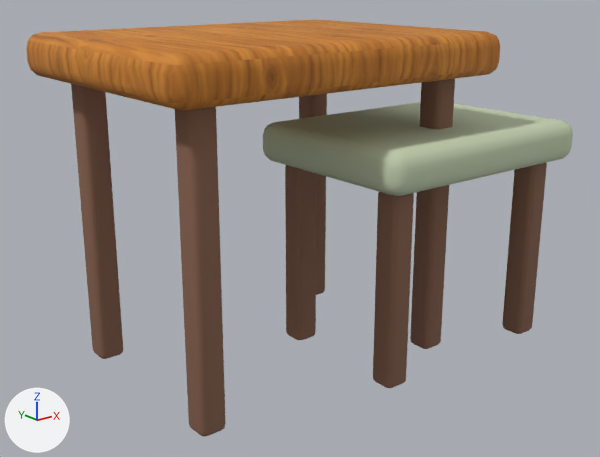
The glTF model public/models/furniture/nesting-tables.glb as it was, and as the next commit left it.
Both versions are drawn from a camera (50 mm lens) standing at (-0.884, -1.078, 0.658) and looking at (-0.016, 0.008, 0.224). Lighting does not change. The marker at lower left points along +X, +Y and +Z. The older version comes first. Vertices at exactly the same position are counted once.

In view in the first picture: 'nesting-tables'.
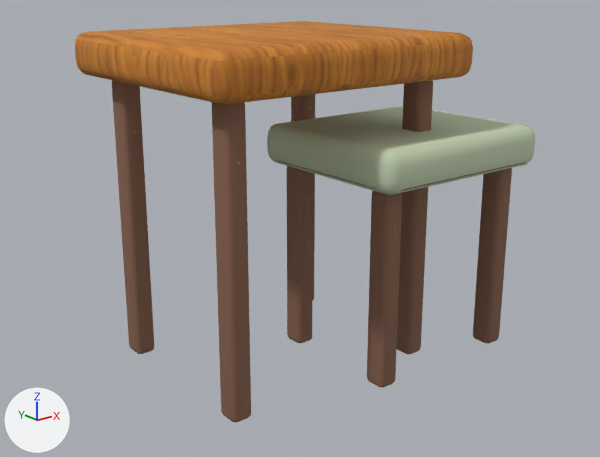
Location of each change, [x1, y1, x2, y2] in pixels of the pictures (600 x 457 px; the box of a moved part takes in the faces that stretch with it):
'nesting-tables', reshaped, moved (16% narrower): before [26, 19, 573, 437]; after [75, 21, 535, 422]
part 1 of me_cube_090, moved or reshaped: before [26, 19, 500, 111]; after [75, 21, 473, 105]
part 2 of me_cube_090, moved or reshaped: before [175, 107, 226, 437]; after [212, 102, 251, 422]
part 3 of me_cube_090, moved or reshaped: before [71, 84, 123, 359]; after [112, 80, 154, 354]
part 4 of me_cube_090, moved or reshaped: before [410, 79, 455, 349]; after [396, 80, 433, 354]
part 5 of me_cube_090, moved or reshaped: before [299, 94, 327, 295]; after [291, 94, 315, 301]
part 6 of me_cube_090, moved or reshaped: before [373, 192, 414, 388]; after [367, 191, 402, 388]
part 7 of me_cube_090, moved or reshaped: before [285, 165, 317, 340]; after [286, 166, 313, 343]
part 8 of me_cube_090, moved or reshaped: before [502, 163, 547, 334]; after [473, 168, 512, 344]
part 9 of me_cube_090, moved or reshaped: before [263, 102, 573, 196]; after [267, 106, 535, 195]
part 10 of me_cube_090, added: after [133, 108, 526, 230]

What changed in the scene script:
```text
Add mat_joinery_aged_brass:
    mat_joinery_aged_brass = principled_material('joinery-aged-brass')
    mat_joinery_aged_brass.base_color = (0.41, 0.29, 0.13)  # brown #ac9365
    mat_joinery_aged_brass.metallic = 0.35
    mat_joinery_aged_brass.roughness = 0.66
Change me_cube_090:
    used by ob_nesting_tables; location = (-0.07, 0.03, 0.525)
    remove me_cube_090.from_pydata(...)  # 960 vertices, 1880 faces; spans x -0.31..0.473, y -0.283..0.24, z -0.525..0.035
    add me_cube_090.from_pydata(...)  # 1356 vertices, 2632 faces; spans x -0.31..0.31, y -0.24..0.24, z 0.0..0.56
    me_cube_090 part 1: the loose piece of 96 vertices spanning x -0.31..0.31, y -0.24..0.24, z -0.035..0.035 is scaled about its middle by (0.792, 0.918, 1), then moved by (-0.065, 0.02, 0.525)
    me_cube_090 part 2: the loose piece of 96 vertices spanning x -0.258..-0.213, y -0.186..-0.141, z -0.525..-0.035 is scaled about its middle by (0.792, 0.918, 1), then moved by (-0.016, 0.033, 0.525)
    me_cube_090 part 3: the loose piece of 96 vertices spanning x -0.258..-0.213, y 0.141..0.186, z -0.525..-0.035 is scaled about its middle by (0.792, 0.918, 1), then moved by (-0.016, 0.006, 0.525)
    me_cube_090 part 4: the loose piece of 96 vertices spanning x 0.213..0.258, y -0.186..-0.141, z -0.525..-0.035 is scaled about its middle by (0.792, 0.918, 1), then moved by (-0.114, 0.033, 0.525)
    me_cube_090 part 5: the loose piece of 96 vertices spanning x 0.213..0.258, y 0.141..0.186, z -0.525..-0.035 is scaled about its middle by (0.792, 0.918, 1), then moved by (-0.114, 0.006, 0.525)
    me_cube_090 part 6: the loose piece of 96 vertices spanning x 0.058..0.103, y -0.25..-0.205, z -0.525..-0.192 is scaled about its middle by (0.792, 0.918, 1), then moved by (-0.081, 0.038, 0.525)
    me_cube_090 part 7: the loose piece of 96 vertices spanning x 0.058..0.103, y -0.015..0.03, z -0.525..-0.192 is scaled about its middle by (0.792, 0.918, 1), then moved by (-0.081, 0.019, 0.525)
    me_cube_090 part 8: the loose piece of 96 vertices spanning x 0.397..0.442, y -0.25..-0.205, z -0.525..-0.192 is scaled about its middle by (0.792, 0.918, 1), then moved by (-0.152, 0.038, 0.525)
    me_cube_090 part 9: the loose piece of 96 vertices spanning x 0.027..0.473, y -0.283..0.063, z -0.192..-0.122 is scaled about its middle by (0.792, 0.918, 1), then moved by (-0.117, 0.029, 0.525)
    me_cube_090 part 10: 396 vertices added at x -0.304..0.307, y -0.236..0.235, z 0.271..0.502
    other edits to the shape of me_cube_090 do not show in these pictures
    add me_cube_090.materials.append(mat_joinery_aged_brass)  # brown #ac9365
Change ob_nesting_tables:
    ob_nesting_tables.location: (-0.07, 0.03, 0.525) -> (0.0, 0.0, 0.0)
```
